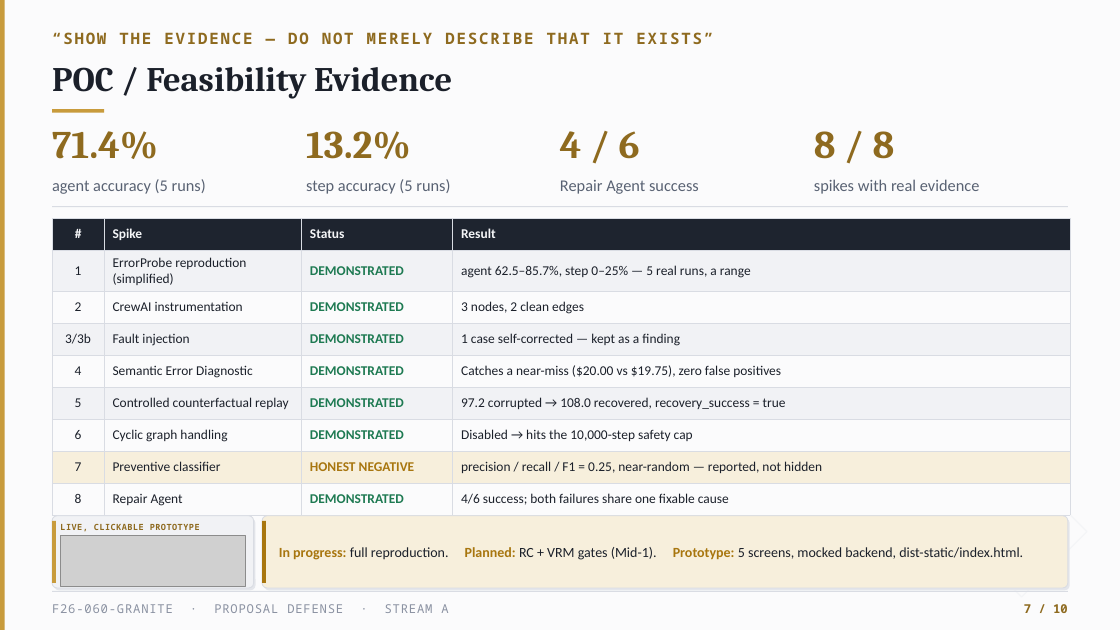
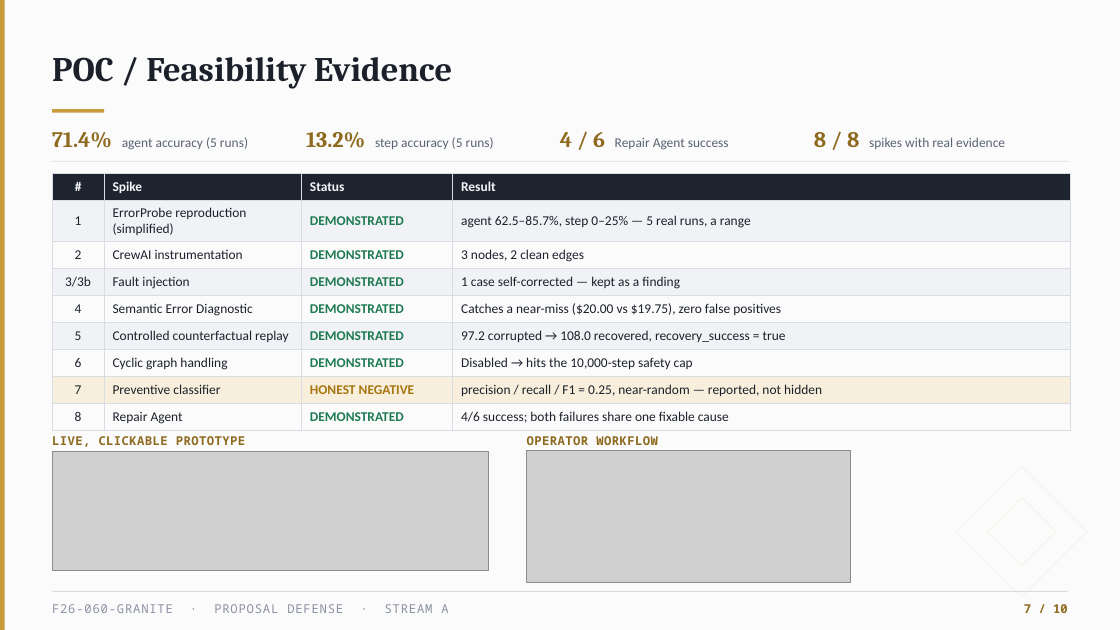
Before and after one commit to Shahoud867/Final-Year-Project, a slide deck: slide 7 of markdowns/05-deliverables/proposal-deck/Granite_Proposal_Defense_v2.pptx. Drawn at 1120x630 pixels with LibreOffice and Linux fonts; fonts in the diff are those of the drawing; grey boxes stand for pictures. Boxes give left, top, right and bottom in pixels: in the first picture for what was removed or moved away, otherwise in the second. Text is boxed around its words. In the diff, an @@ line names an element or a change of style, - is before the commit and + after.

```diff
--- a/markdowns/05-deliverables/proposal-deck/Granite_Proposal_Defense_v2.pptx
+++ b/markdowns/05-deliverables/proposal-deck/Granite_Proposal_Defense_v2.pptx
@@ text "POC / Feasibility Evidence": place and size @@
-text "POC / Feasibility Evidence" at <box>52,67,452,99</box>
+text "POC / Feasibility Evidence" at <box>52,57,452,89</box>
@@ text removed at <box>52,32,713,44</box> @@
-“SHOW THE EVIDENCE — DO NOT MERELY DESCRIBE THAT IT EXISTS”
@@ text at <box>52,132,248,150</box>: text changed; size 14 to 11.5 pt @@
-agent accuracy (5 runs)
+71.4% agent accuracy (5 runs)
@@ text removed at <box>52,131,158,159</box> @@
-71.4%
@@ text at <box>306,132,494,149</box>: text changed; size 14 to 11.5 pt @@
-step accuracy (5 runs)
+13.2% step accuracy (5 runs)
@@ text removed at <box>306,131,411,159</box> @@
-13.2%
@@ text at <box>560,132,729,150</box>: text changed; size 14 to 11.5 pt @@
-Repair Agent success
+4 / 6 Repair Agent success
@@ text removed at <box>560,131,640,159</box> @@
-4 / 6
@@ text at <box>814,132,1005,149</box>: text changed; size 14 to 11.5 pt @@
-spikes with real evidence
+8 / 8 spikes with real evidence
@@ text removed at <box>814,131,895,159</box> @@
-8 / 8
@@ table: place and size @@
-table at <box>52,218,1070,514</box>
+table at <box>52,173,1070,428</box>
@@ line moved from (52, 207) - (1068, 207) to (52, 161) - (1068, 161) @@
@@ text "LIVE, CLICKABLE PROTOTYPE": place and size @@
-text "LIVE, CLICKABLE PROTOTYPE" at <box>60,524,200,531</box>
+text "LIVE, CLICKABLE PROTOTYPE" at <box>52,436,245,447</box>
@@ text "LIVE, CLICKABLE PROTOTYPE" at <box>52,436,245,447</box>: size 7.3 to 10.5 pt @@
@@ text added at <box>527,436,658,445</box>, 10.5 pt, text #8E6A1F, bold @@
+OPERATOR WORKFLOW
@@ picture: place and size @@
-picture at <box>60,536,245,586</box>
+picture at <box>52,452,489,571</box>
@@ picture added at <box>527,450,850,582</box> @@
@@ rounded rectangle removed at <box>52,516,254,588</box> @@
@@ rectangle removed at <box>52,521,55,583</box> @@
@@ rounded rectangle removed at <box>54,518,255,591</box> @@
@@ rounded rectangle removed at <box>262,516,1068,588</box> @@
@@ rectangle removed at <box>262,521,266,583</box> @@
@@ rounded rectangle removed at <box>264,518,1070,591</box> @@
@@ text removed at <box>279,547,1023,560</box> @@
-In progress: full reproduction. Planned: RC + VRM gates (Mid-1). Prototype: 5 screens, mocked backend, dist-static/index.html.
```
Also in this commit, not shown: 9 other slides changed, 4 other files.
